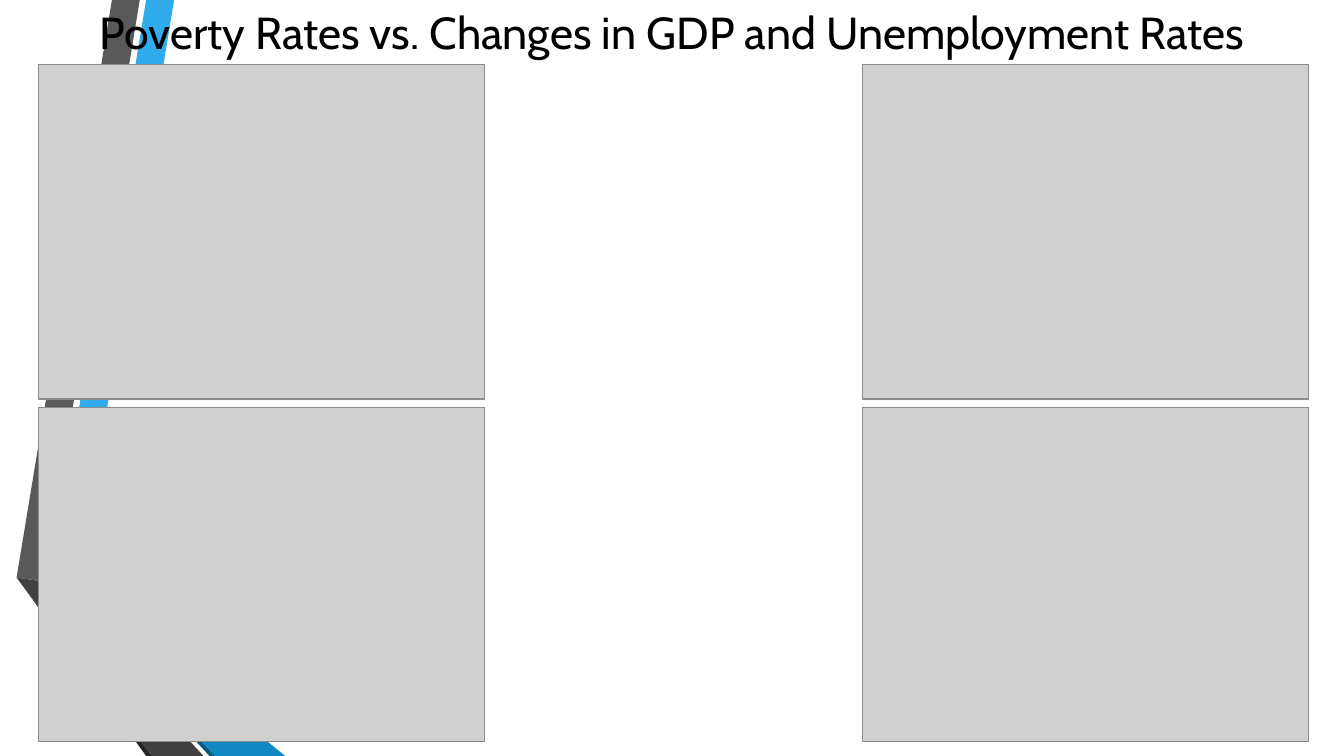
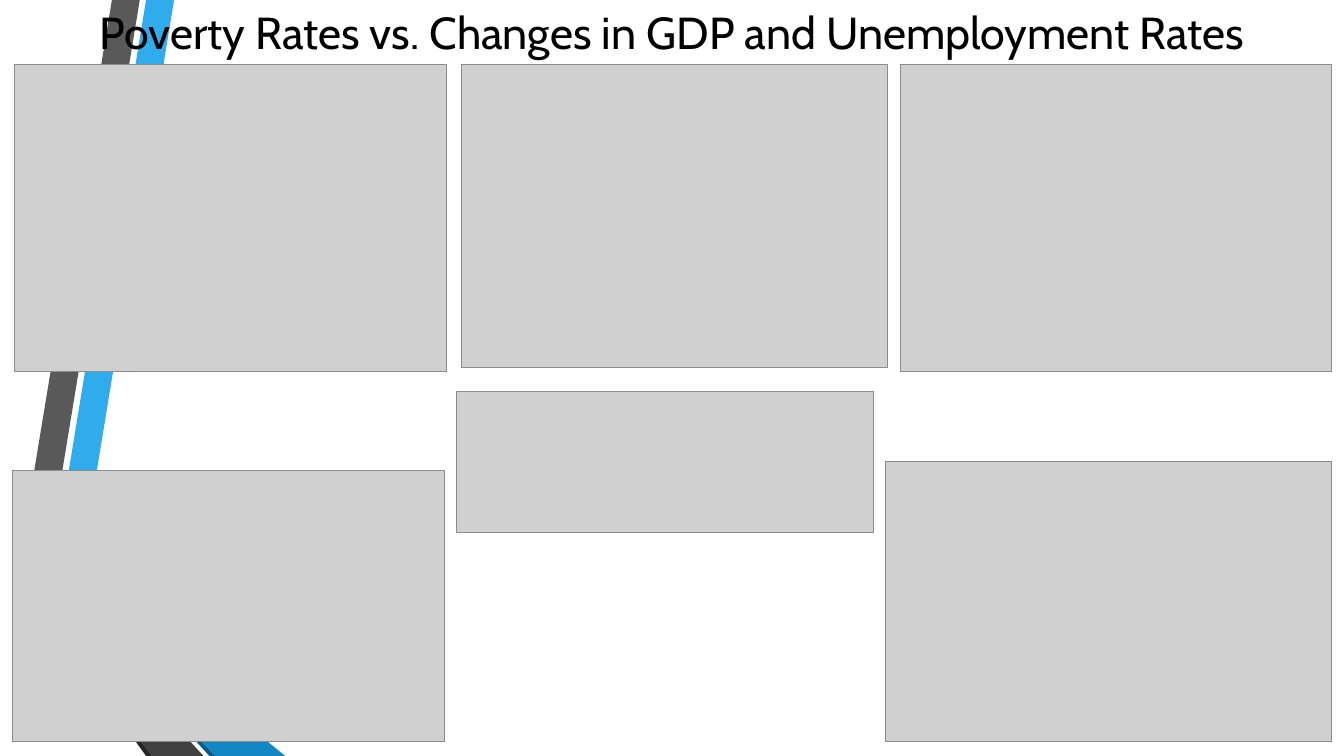
Before and after one commit to cblasi111/2008_recession_analysis, a slide deck: slide 5 of Economic Analysis (1) (1)_v3.pptx (slide 6 before the commit). Drawn at 1344x756 pixels with LibreOffice and Linux fonts; fonts in the diff are those of the drawing; grey boxes stand for pictures; background and template pictures are left out. Boxes give left, top, right and bottom in pixels: in the first picture for what was removed or moved away, otherwise in the second. Text is boxed around its words. In the diff, an @@ line names an element or a change of style, - is before the commit and + after.

```diff
--- a/Economic Analysis (1) (1)_v3.pptx
+++ b/Economic Analysis (1) (1)_v3.pptx
@@ picture resized from (x1=38, y1=65, x2=485, y2=399) to (x1=15, y1=65, x2=447, y2=371) @@
@@ picture added at (x1=461, y1=65, x2=887, y2=368) @@
@@ picture resized from (x1=863, y1=65, x2=1310, y2=399) to (x1=900, y1=65, x2=1332, y2=371) @@
@@ picture added at (x1=457, y1=391, x2=874, y2=532) @@
@@ picture resized from (x1=38, y1=407, x2=485, y2=742) to (x1=12, y1=471, x2=445, y2=742) @@
@@ picture resized from (x1=862, y1=407, x2=1309, y2=742) to (x1=885, y1=462, x2=1332, y2=742) @@
```
Also in this commit, not shown: 1 slide added, 1 slide removed.
